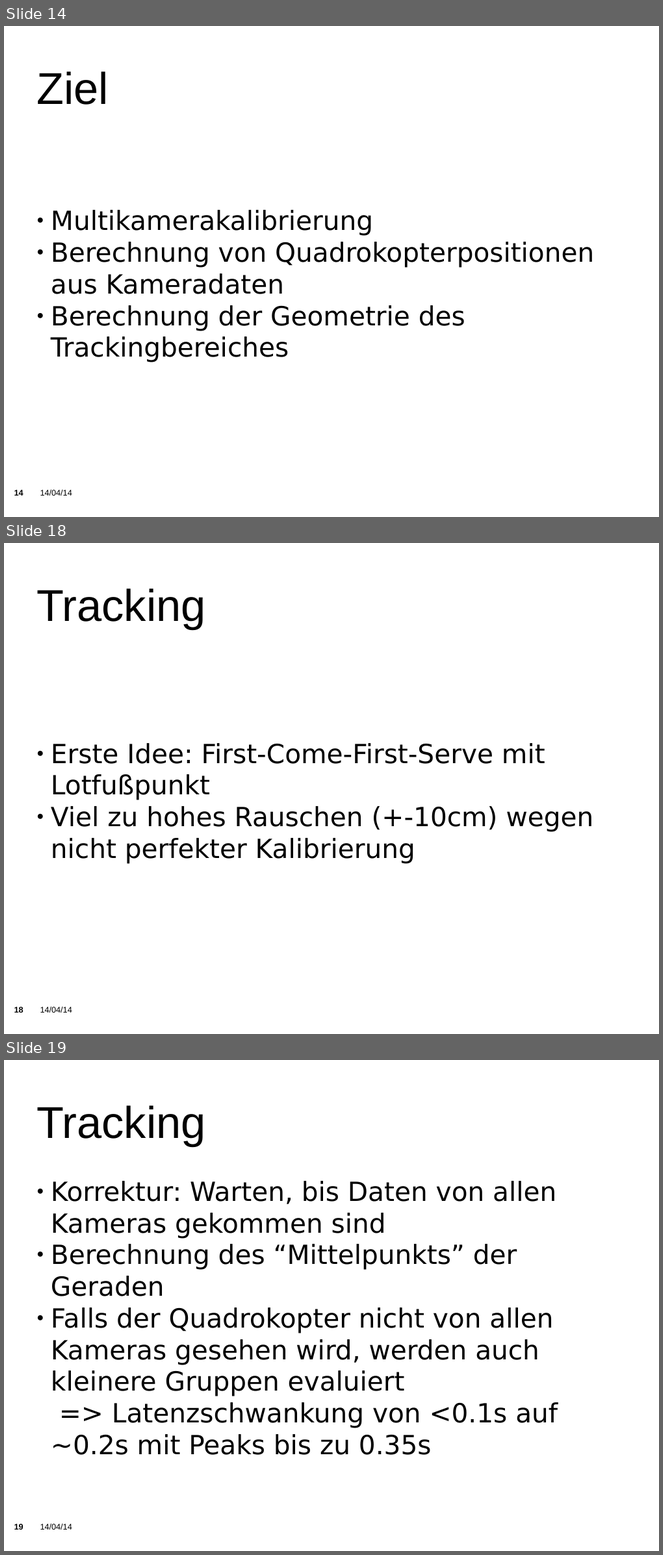
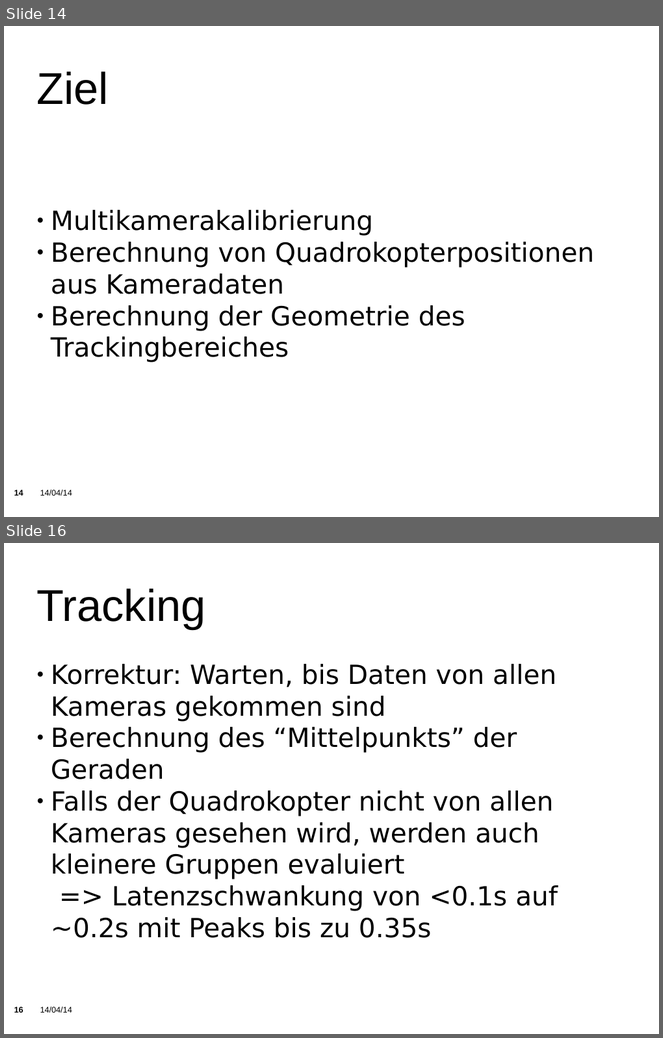
Before and after one commit to KITrokopter/Presentation, a slide deck: PresentationInTotal v0.1.odp. Shown one above the other, each under a label of ours: slides 14, 18 and 19 before the commit, slides 14 and 16 after it; the slides between them are not shown. The pictures are 663x1555 and 663x1038 pixels, drawn with LibreOffice and Linux fonts; fonts in the diff are those of the drawing; background and template pictures are left out. Boxes give left, top, right and bottom in pixels: in the first picture for what was removed or moved away, otherwise in the second. Text is boxed around its words. In the diff, an @@ line names an element or a change of style, - is before the commit and + after.

```diff
--- a/PresentationInTotal v0.1.odp
+++ b/PresentationInTotal v0.1.odp
@@ slide 18 removed at <box>4,543,659,1034</box>, background picture (left out); not listed: 2 template elements that a slide beside it also shows @@
@@ title removed at <box>36,589,206,630</box> @@
-Tracking
@@ subtitle removed at <box>51,743,594,864</box> @@
-● Erste Idee: First-Come-First-Serve mit Lotfußpunkt
-● Viel zu hohes Rauschen (+-10cm) wegen nicht perfekter Kalibrierung
@@ what was slide 19 is now slide 16 @@
```
Also in this commit, not shown: 1 slide changed, 2 other slides removed.
